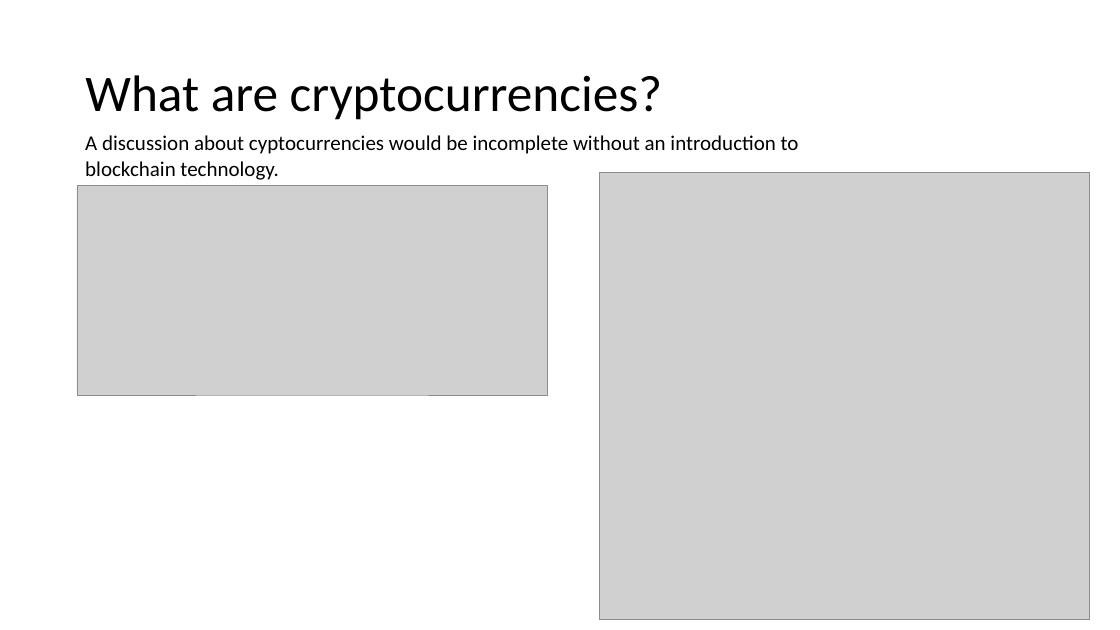
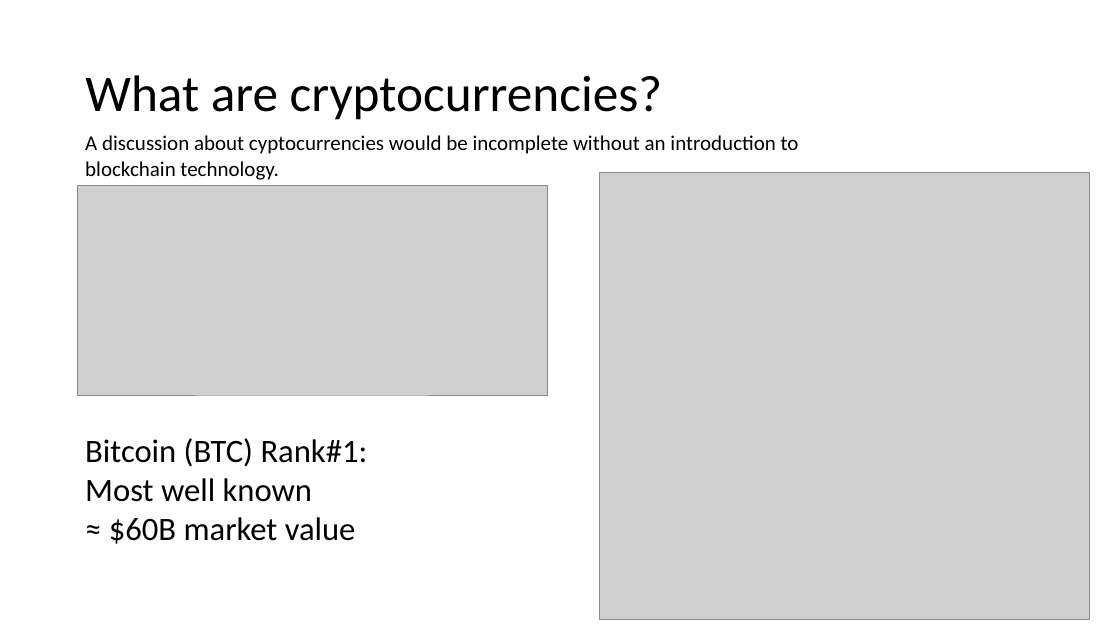
Before and after one commit to kevzha/CryptoAnalysis, a slide deck: slide 2 of Crypto Presentation .ppt. Drawn at 1120x630 pixels with LibreOffice and Linux fonts; fonts in the diff are those of the drawing; grey boxes stand for pictures. Boxes give left, top, right and bottom in pixels: in the first picture for what was removed or moved away, otherwise in the second. Text is boxed around its words. In the diff, an @@ line names an element or a change of style, - is before the commit and + after.

```diff
--- a/Crypto Presentation .ppt
+++ b/Crypto Presentation .ppt
@@ text added at [85, 438, 368, 544], 28 pt, text #000000 @@
+Bitcoin (BTC) Rank#1:
+Most well known
+≈ $60B market value
```
Also in this commit, not shown: 3 slides added, 2 slides removed, 4 other files.
